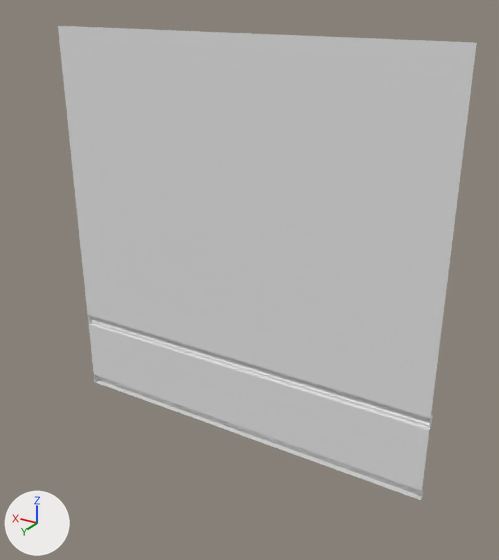
The FBX model Unity_Final/Assets/Mitch/MN_Assets/Modular/SM_Wall_A_4x4.fbx, before and after one commit.
Before and after are seen from a 50 mm camera at (-1.26, 5.16, 4.38) aimed at (1.76, 0.14, 1.87). The axes (+X, +Y, +Z) are drawn at lower left. The lights are the same throughout. Where no turn or scale is listed for an object, it has been applied to the vertices.

In view in the first picture: 'SM_Wall_A_4x4'.
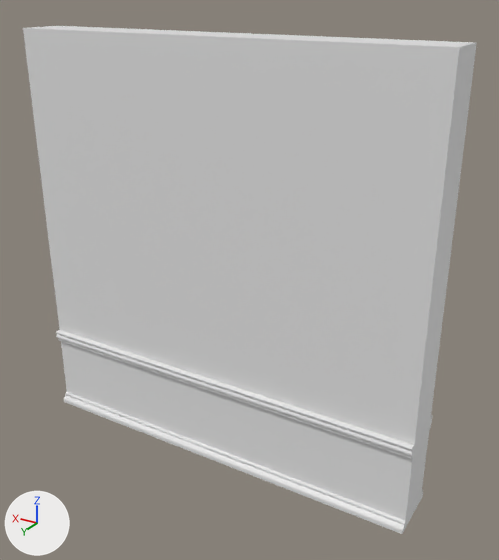
Where the newer file only moved an object's origin or applied its transform, the numbers keep the older frame.

Diff of the bpy script that builds the scene:
```diff
--- a/Unity_Final/Assets/Mitch/MN_Assets/Modular/SM_Wall_A_4x4.fbx.py
+++ b/Unity_Final/Assets/Mitch/MN_Assets/Modular/SM_Wall_A_4x4.fbx.py
@@ me_mesh @@
 # used by ob_sm_wall_a_4x4; location = (0.0, 0.0, 0.0)
-me_mesh.from_pydata(...)  # 86 vertices, 82 faces; spans x 0.0..4.0, y -0.06..0.0, z 0.0..4.0
+me_mesh.from_pydata(...)  # 172 vertices, 186 faces; spans x 0.0..4.0, y -0.06..0.5, z 0.0..4.0
+# me_mesh part 1
+# 46 vertices are added at x 0.0..4.0, y 0.44..0.5, z 0.0..0.89
+# 22 new vertices lie (0.0, 0.44, 0.0) away from vertices in x 0.0..4.0, y 0.0, z 0.0..4.0
+# 6 new vertices lie (0.0, 0.04, 0.0) away from vertices in x 0.0..4.0, y 0.44, z 0.04..0.9
+# 5 new vertices lie (2.0, 0.0, 0.0) away from vertices in x 0.0, y 0.44..0.48, z 0.1..0.9
+# 7 new vertices lie (2.0, 0.0, 0.0) away from vertices in x 0.0, y 0.46..0.5, z 0.03..0.82
+# 104 new faces join them
```

Boxes [x1, y1, x2, y2] around the edits, measured in the pictures (499 x 560 px):
'SM_Wall_A_4x4', reshaped (8% wider, 7% taller)
    before: [58, 26, 477, 500]
    after: [23, 26, 477, 534]
part 1 of me_mesh, added
    after: [23, 26, 477, 534]
